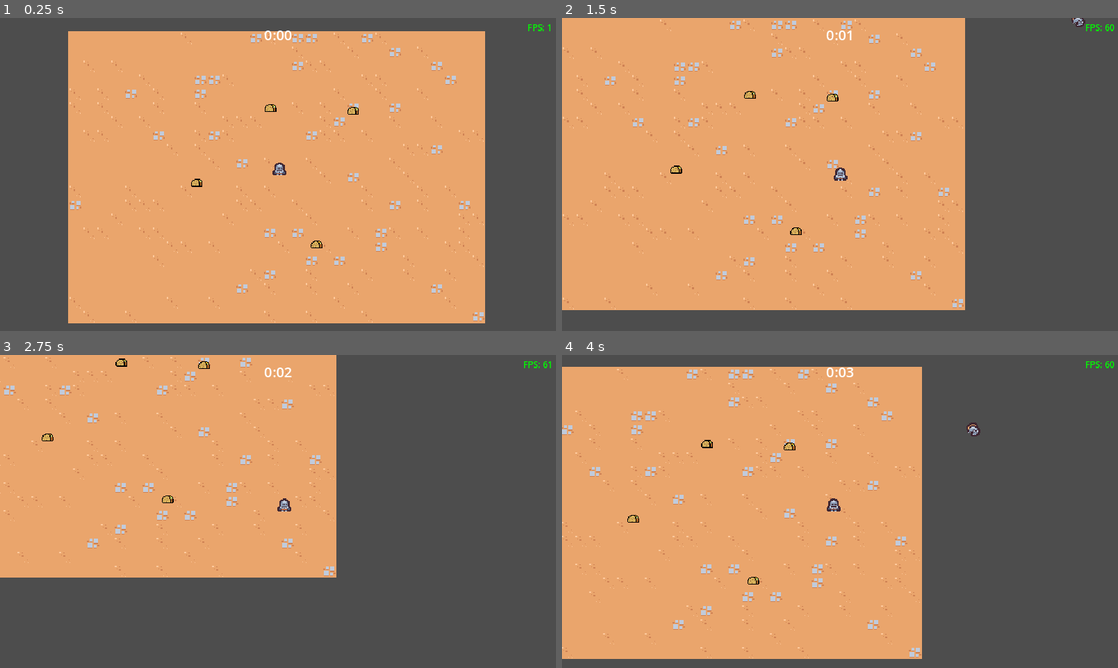
Above: before the commit, frames 1-4 (two rows, left to right).
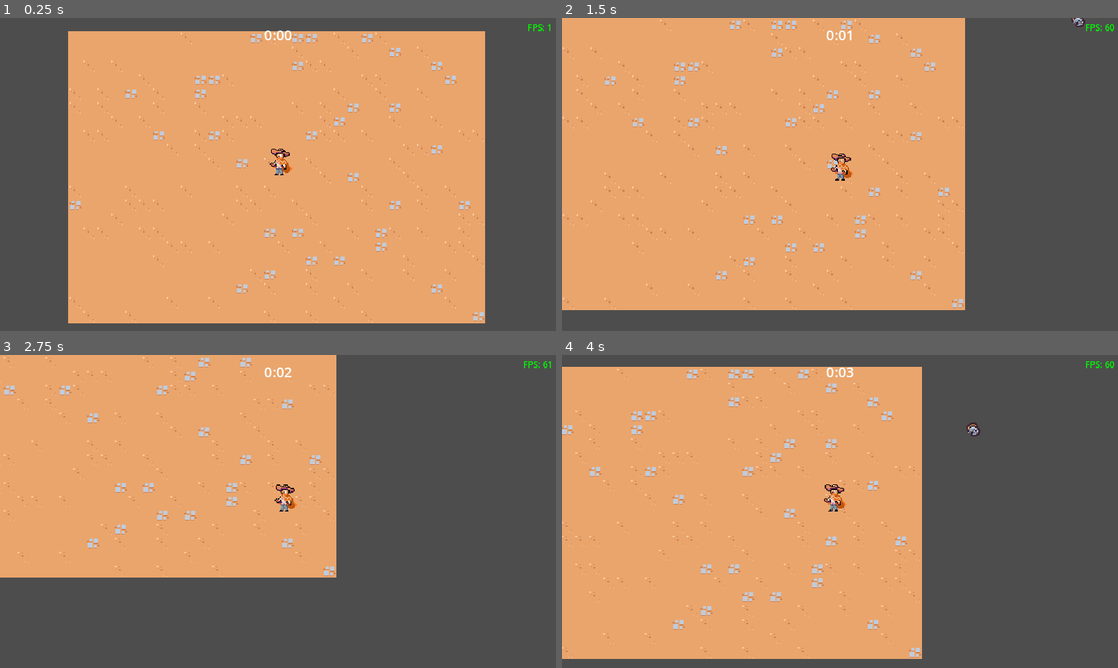
Above: after the commit, the same moments.

Repository: theWaffler/2DSurvivors
Game: Godot game, scene res://scenes/main/main.tscn
The game is run twice, just before and just after one commit, with the same random seed, the same clock (stepped at 60 frames per second) and the same inputs.
Inputs:
- Up to frame 1 (0.25 s): no input
- Up to frame 2 (1.5 s): hold D (move_right) 0.53-1.28 s; hold S (move_down) from 1.28 s (still down)
- Up to frame 3 (2.75 s): release S (move_down) at 2.03 s; hold D (move_right) from 2.03 s (still down)
- Up to frame 4 (4 s): release D (move_right) at 2.78 s; hold W (move_up) 2.78-3.53 s; hold A (move_left) from 3.53 s (still down)

The runs differ from the first frame. In frame 1, 0.3% of the frame differs, in the area x 34-65%, y 27-74%; in frame 2, 0.3%; in frame 3, 0.3%; in frame 4, 0.3%, in the area x 11-52%, y 27-74%.

Commit message:
changed player sprite and added taco spawn

Diff:
--- /dev/null
+++ b/scenes/compnents/health_component.gd
@@ -0,0 +1,16 @@
+extends Node
+class_name HealthComponent
+
+signal died
+
+@export var max_health: float = 10 # can be changed in the inspector
+var current_health
+
+func _ready():
+	current_health = max_health
+
+func damage(damage_amount: float):
+	current_health = max(current_health - damage_amount, 0) # no negative health
+	if current_health == 0:
+		died.emit()
+		owner.queue_free() # releases parent class ownership
--- /dev/null
+++ b/scenes/compnents/health_component.tscn
@@ -0,0 +1,6 @@
+[gd_scene load_steps=2 format=3 uid="uid://cae0878i3h833"]
+
+[ext_resource type="Script" path="res://scenes/compnents/health_component.gd" id="1_mr0t8"]
+
+[node name="HealthComponent" type="Node"]
+script = ExtResource("1_mr0t8")
--- /dev/null
+++ b/scenes/compnents/taco_drop_component.gd
@@ -0,0 +1,20 @@
+extends Node
+
+@export var taco_scene: PackedScene
+@export var health_component: Node
+
+
+func _ready():
+    (health_component as HealthComponent).died.connect(on_died)
+
+func on_died():
+    if taco_scene == null:
+        return
+
+    if not owner is Node:
+        return
+
+    var spawn_position = (owner as Node2D).global_position
+    var taco_instance = taco_scene.instantiate() as Node2D
+    owner.get_parent().add_child(taco_instance)
+    taco_instance.global_position = spawn_position
--- /dev/null
+++ b/scenes/compnents/taco_drop_component.tscn
@@ -0,0 +1,8 @@
+[gd_scene load_steps=3 format=3 uid="uid://owmdx4o5l25d"]
+
+[ext_resource type="Script" path="res://scenes/compnents/taco_drop_component.gd" id="1_65jlk"]
+[ext_resource type="PackedScene" uid="uid://ppmfy36svxyw" path="res://scenes/game_object/experience_vial/experience_taco.tscn" id="2_xqufq"]
+
+[node name="TacoDropComponent" type="Node"]
+script = ExtResource("1_65jlk")
+taco_scene = ExtResource("2_xqufq")
--- a/scenes/game_object/basic_enemy/basic_enemy.gd
+++ b/scenes/game_object/basic_enemy/basic_enemy.gd
@@ -1,6 +1,7 @@
 extends CharacterBody2D
 
-@export var MAX_SPEED = 50
+@export var MAX_SPEED = 40
+@onready var health_component: HealthComponent = $HealthComponent
 
 # Called when the node enters the scene tree for the first time.
 func _ready():
@@ -19,4 +20,4 @@
 	return Vector2.ZERO
 
 func on_area_entered(other_area: Area2D):
-	queue_free()
+	health_component.damage(100)
--- a/scenes/game_object/basic_enemy/basic_enemy.tscn
+++ b/scenes/game_object/basic_enemy/basic_enemy.tscn
@@ -1,8 +1,9 @@
-[gd_scene load_steps=5 format=3 uid="uid://kf1ncck7erwb"]
+[gd_scene load_steps=7 format=3 uid="uid://kf1ncck7erwb"]
 
 [ext_resource type="Script" path="res://scenes/game_object/basic_enemy/basic_enemy.gd" id="1_acatr"]
 [ext_resource type="Texture2D" uid="uid://4jekewqihc4e" path="res://scenes/game_object/basic_enemy/0124.png" id="1_r7dfo"]
-
+[ext_resource type="PackedScene" uid="uid://cae0878i3h833" path="res://scenes/compnents/health_component.tscn" id="2_jm1pk"]
+[ext_resource type="PackedScene" uid="uid://owmdx4o5l25d" path="res://scenes/compnents/taco_drop_component.tscn" id="3_8oo8u"]
 
 [sub_resource type="CircleShape2D" id="CircleShape2D_3v47e"]
 radius = 12.0
@@ -15,7 +16,11 @@
 collision_mask = 9
 motion_mode = 1
 script = ExtResource("1_acatr")
-MAX_SPEED = 40
+
+[node name="HealthComponent" parent="." instance=ExtResource("2_jm1pk")]
+
+[node name="TacoDropComponent" parent="." node_paths=PackedStringArray("health_component") instance=ExtResource("3_8oo8u")]
+health_component = NodePath("../HealthComponent")
 
 [node name="Area2D" type="Area2D" parent="."]
 collision_layer = 0
--- a/scenes/game_object/player/player.tscn
+++ b/scenes/game_object/player/player.tscn
@@ -1,14 +1,14 @@
 [gd_scene load_steps=6 format=3 uid="uid://c4us7avwf8cix"]
 
-[ext_resource type="Texture2D" uid="uid://dcg0swwetduh8" path="res://scenes/game_object/player/0096.png" id="1_5mo2w"]
 [ext_resource type="Script" path="res://scenes/game_object/player/player.gd" id="1_iwq7q"]
 [ext_resource type="PackedScene" uid="uid://cq2lxlke35g26" path="res://scenes/ability/sword_ability_controller/sword_ability_controller.tscn" id="2_u8kpq"]
+[ext_resource type="Texture2D" uid="uid://c4k13pykfh6g" path="res://scenes/game_object/player/superJuan.png" id="3_xv58h"]
 
 [sub_resource type="CircleShape2D" id="CircleShape2D_xcfxe"]
-radius = 30.0
+radius = 25.0
 
 [sub_resource type="CircleShape2D" id="CircleShape2D_ap0q7"]
-radius = 5.0
+radius = 12.0
 
 [node name="Player" type="CharacterBody2D" groups=["player"]]
 collision_layer = 0
@@ -24,13 +24,14 @@
 collision_mask = 0
 
 [node name="CollisionShape2D" type="CollisionShape2D" parent="Area2D"]
-position = Vector2(0, -5)
+position = Vector2(0, -15)
 shape = SubResource("CircleShape2D_xcfxe")
 
 [node name="Sprite2D" type="Sprite2D" parent="."]
-texture = ExtResource("1_5mo2w")
+position = Vector2(0, -8)
+texture = ExtResource("3_xv58h")
 offset = Vector2(0, -8)
 
 [node name="CollisionShape2D" type="CollisionShape2D" parent="."]
-position = Vector2(0, -5)
+position = Vector2(0, -14)
 shape = SubResource("CircleShape2D_ap0q7")
--- a/scenes/main/main.tscn
+++ b/scenes/main/main.tscn
@@ -8,7 +8,6 @@
 [ext_resource type="PackedScene" uid="uid://5nsmnxyuw7tn" path="res://scenes/manager/arena_time_manager.tscn" id="2_fric2"]
 [ext_resource type="PackedScene" uid="uid://baxckp5ymvr3o" path="res://debug/fps_display/fps_display.tscn" id="4_sytcu"]
 [ext_resource type="PackedScene" path="res://scenes/manager/experience_manager.tscn" id="4_u5yb5"]
-[ext_resource type="PackedScene" path="res://scenes/game_object/experience_vial/experience_taco.tscn" id="8_1ho2a"]
 
 [node name="Main" type="Node"]
 
@@ -32,15 +31,3 @@
 
 [node name="Player" parent="." instance=ExtResource("1_shose")]
 position = Vector2(243, 166)
-
-[node name="ExperienceTaco" parent="." instance=ExtResource("8_1ho2a")]
-position = Vector2(148, 174)
-
-[node name="ExperienceTaco2" parent="." instance=ExtResource("8_1ho2a")]
-position = Vector2(233, 88)
-
-[node name="ExperienceTaco3" parent="." instance=ExtResource("8_1ho2a")]
-position = Vector2(286, 245)
-
-[node name="ExperienceTaco4" parent="." instance=ExtResource("8_1ho2a")]
-position = Vector2(328, 91)
Not shown: 1 places in scenes/game_object/experience_vial/experience_taco.tscn that only renumber resources
Binary file added: scenes/game_object/player/superJuan.png
Not shown: 1 places in scenes/main/main.tscn that only renumber resources
